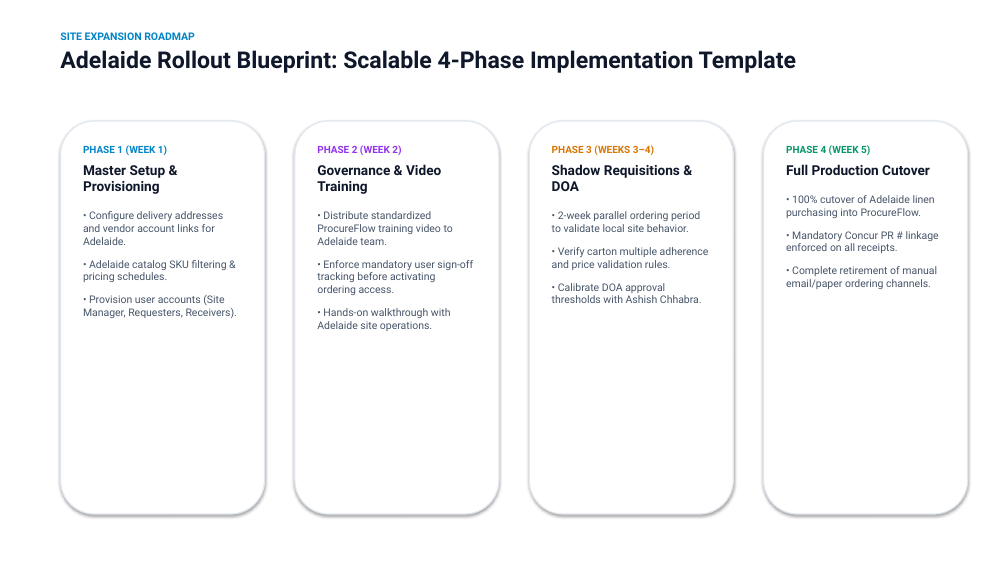
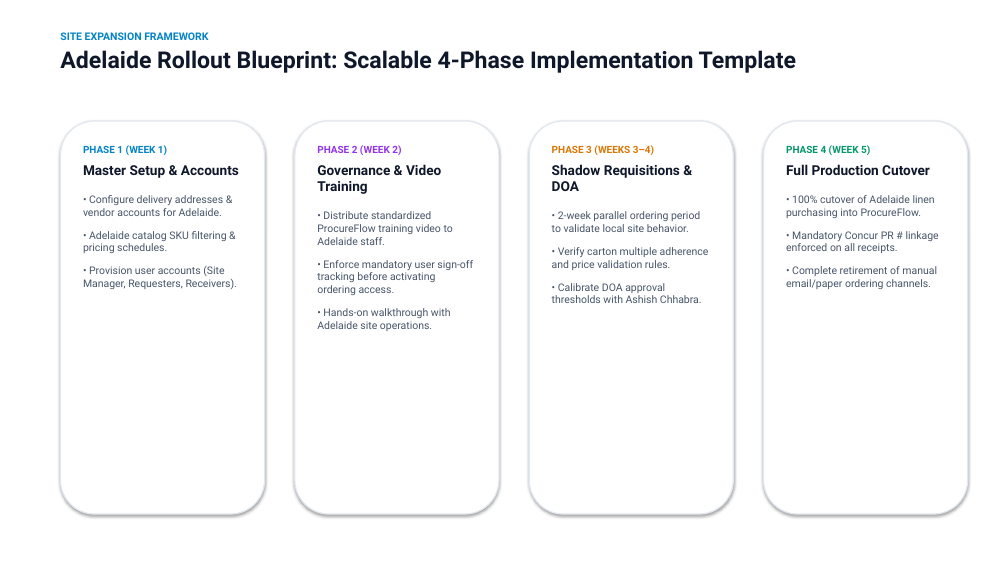
Before and after one commit to SPLGit-Project/ProcureFlow-App, a slide deck: slide 10 of docs/ProcureFlow_Executive_Roadmap.pptx. Drawn at 1008x567 pixels with LibreOffice and Linux fonts; fonts in the diff are those of the drawing. Boxes give left, top, right and bottom in pixels: in the first picture for what was removed or moved away, otherwise in the second. Text is boxed around its words. In the diff, an @@ line names an element or a change of style, - is before the commit and + after.

Commit message:
docs: elevate action plan & presentation to v4.0 with Three-Horizon model, training in forward pipeline, and Short Supply logic migration

```diff
--- a/docs/ProcureFlow_Executive_Roadmap.pptx
+++ b/docs/ProcureFlow_Executive_Roadmap.pptx
@@ text at (60,32,208,40): text changed @@
-SITE EXPANSION ROADMAP
+SITE EXPANSION FRAMEWORK
@@ text at (83,165,239,216): text changed @@
-Master Setup & Provisioning
-• Configure delivery addresses and vendor account links for Adelaide.
+Master Setup & Accounts
+• Configure delivery addresses & vendor accounts for Adelaide.
@@ text at (317,211,453,245): text changed @@
-• Distribute standardized ProcureFlow training video to Adelaide team.
+• Distribute standardized ProcureFlow training video to Adelaide staff.
```
Also in this commit, not shown: 8 other slides changed, 1 other file.
